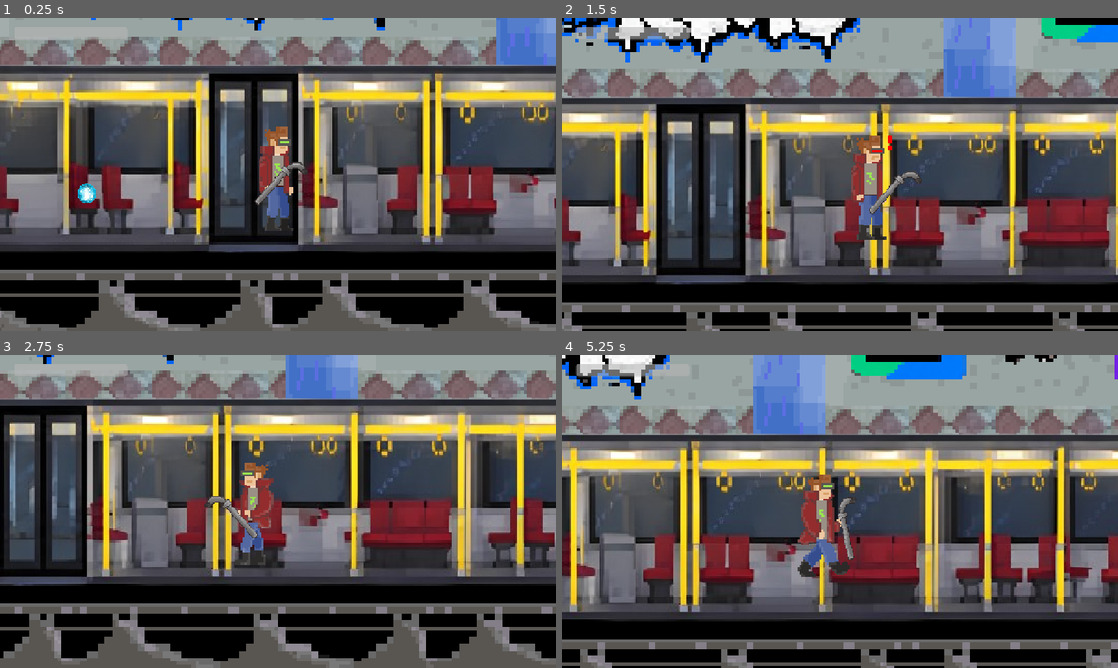
Above: before the commit, frames 1-4 (two rows, left to right).
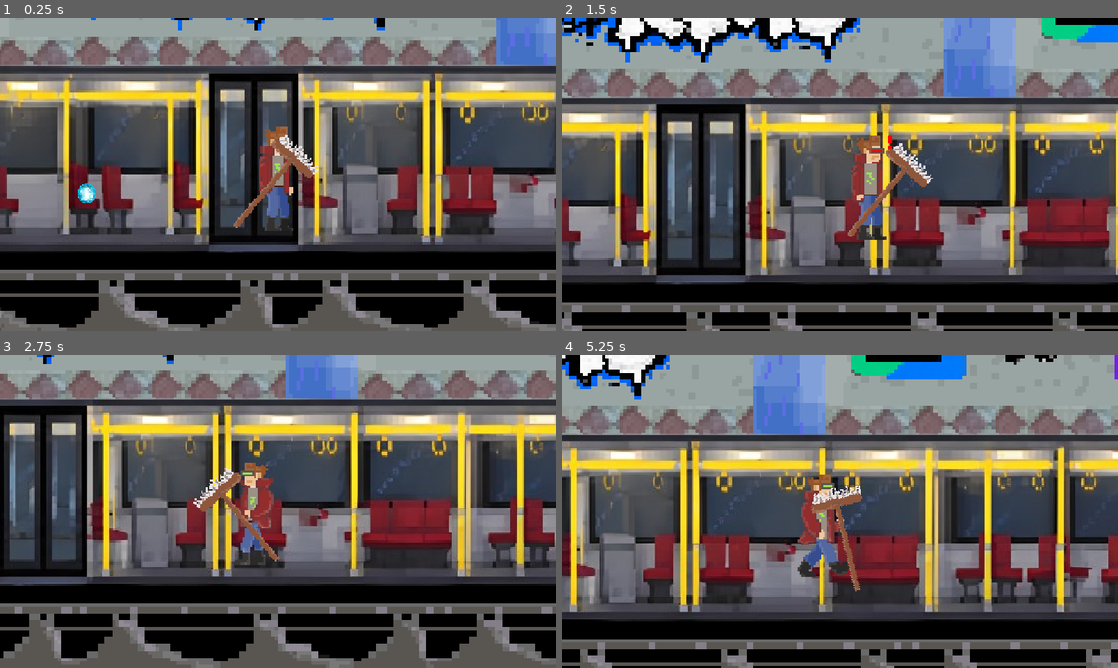
Above: after the commit, the same moments.

Repository: NetoCZ/Metro
Game: Godot game, scene res://Scenes/metro_main.tscn
The game is run twice, just before and just after one commit, with the same random seed, the same clock (stepped at 60 frames per second) and the same inputs.
Inputs:
- Up to frame 1 (0.25 s): no input
- Up to frame 2 (1.5 s): hold F (attack) 0.53-1.28 s; hold D (move_right) from 0.53 s (still down); tap Space (move_jump) at 0.77 s; tap P (hurt) at 1.35 s
- Up to frame 3 (2.75 s): tap Space (move_jump) at 1.52 s; release D (move_right) at 2.03 s; hold A (move_left) from 2.03 s (still down); hold E from 2.03 s (still down)
- Up to frame 4 (5.25 s): release A (move_left) at 2.78 s; release E at 2.78 s; hold D (move_right) 2.78-4.28 s; tap F (attack) at 2.85 s; tap Space (move_jump) at 3.02, 3.77, 4.52 s; hold P (hurt) 3.53-4.28 s; hold A (move_left) 4.28-5.03 s; tap E at 4.35 s; hold D (move_right) from 5.03 s (still down); hold F (attack) from 5.03 s (still down)

The runs differ from the first frame. In frame 1, 0.8% of the frame differs, in the area x 13-58%, y 6-68%; in frame 2, 1.5%, in the area x 2-67%, y 2-70%; in frame 3, 0.9%; in frame 4, 1.4%.

Commit message:
AAAAAAAAAAAAAAAAAA

Diff:
--- a/Scenes/Player/player.tscn
+++ b/Scenes/Player/player.tscn
@@ -4,7 +4,7 @@
 [ext_resource type="Script" uid="uid://b837hjvkk5guk" path="res://Scenes/Player/playerMovement.gd" id="1_uvnfx"]
 [ext_resource type="PackedScene" uid="uid://dmg7yfrfwf8de" path="res://Scenes/Weapons/BaseWeapon.tscn" id="2_gk6dx"]
 [ext_resource type="Texture2D" uid="uid://chx02whkmdi8t" path="res://Scenes/Player/assets/standing2.png" id="2_xpcdj"]
-[ext_resource type="Resource" uid="uid://d3w85t206lban" path="res://Scenes/Weapons/Items/Tube.tres" id="3_74mp2"]
+[ext_resource type="Resource" uid="uid://2cgov2nn4baf" path="res://Scenes/Weapons/Items/Moop.tres" id="3_74mp2"]
 [ext_resource type="Texture2D" uid="uid://e1cm5kx6817x" path="res://Scenes/Player/assets/run1.png" id="3_dd0ac"]
 [ext_resource type="Texture2D" uid="uid://cyagoak5scgmr" path="res://Scenes/Player/assets/run2.png" id="4_0u5uq"]
 [ext_resource type="Texture2D" uid="uid://d1vvl62o5gs8q" path="res://Scenes/Player/assets/mrtev_maincharacter.png" id="4_06tpx"]
@@ -13,7 +13,6 @@
 [ext_resource type="Texture2D" uid="uid://dy4aw2hh0ttat" path="res://Scenes/Player/assets/run4.png" id="6_gk6dx"]
 [ext_resource type="Texture2D" uid="uid://dn7aklfr247xk" path="res://Scenes/Player/assets/run5.png" id="9_jhyir"]
 [ext_resource type="Texture2D" uid="uid://dm1ek5bj63hsm" path="res://Scenes/Player/assets/run6.png" id="10_74mp2"]
-[ext_resource type="PackedScene" uid="uid://bjtma5cm5d3j1" path="res://Scenes/Player/playerUI.tscn" id="12_oikmp"]
 
 [sub_resource type="CapsuleShape2D" id="CapsuleShape2D_wdocy"]
 radius = 14.0
@@ -97,7 +96,3 @@
 
 [node name="WeaponHolder" type="Node2D" parent="CharacterBody2D" unique_id=280112700]
 position = Vector2(1, 1)
-
-[node name="PlayerUI" parent="." unique_id=955115499 instance=ExtResource("12_oikmp")]
-scale = Vector2(1.08, 1.08)
-transform = Transform2D(1.08, 0, 0, 1.08, 0, 0)
--- a/Scenes/Player/playerUI.tscn
+++ b/Scenes/Player/playerUI.tscn
@@ -10,5 +10,5 @@
 offset_top = 19.0
 offset_right = 272.0
 offset_bottom = 46.0
-value = 100.0
+value = 59.0
 show_percentage = false
--- a/Scenes/Player/progress_bar_hp.gd
+++ b/Scenes/Player/progress_bar_hp.gd
@@ -4,13 +4,33 @@
 
 @onready var hp_bar: ProgressBar = $HPBar
 
-var player: CharacterBody2D
+@onready var player = get_parent()
 
 
 func _ready() -> void:
-	player = get_node_or_null(player_path) as CharacterBody2D
+	print("=== DEBUG HP UI ===")
+	print("PlayerUI node: ", get_path())
+	print("Player path из Inspector: ", player_path)
+
+	var node = get_node_or_null(player_path)
+
+	print("Найденный узел: ", node)
+
+	if node == null:
+		print("ОШИБКА: игрок по этому пути не найден!")
+		return
+
+	print("Тип узла: ", node.get_class())
+	print("Скрипт узла: ", node.get_script())
+
+	if not node.has_signal("hp_changed"):
+		print("ОШИБКА: у узла нет сигнала hp_changed!")
+		return
+
+	player = node as CharacterBody2D
 
 	if player == null:
+		print("ОШИБКА: найденный узел не CharacterBody2D!")
 		return
 
 	player.hp_changed.connect(_on_hp_changed)
@@ -18,7 +38,8 @@
 	hp_bar.max_value = player.max_hp
 	hp_bar.value = player.current_hp
 
-	print("HP UI подключён. Текущее HP: ", player.current_hp)
+	print("УСПЕХ: HP UI подключён!")
+	print("HP: ", player.current_hp, "/", player.max_hp)
 
 
 func _on_hp_changed(current_hp: int, max_hp: int) -> void:
